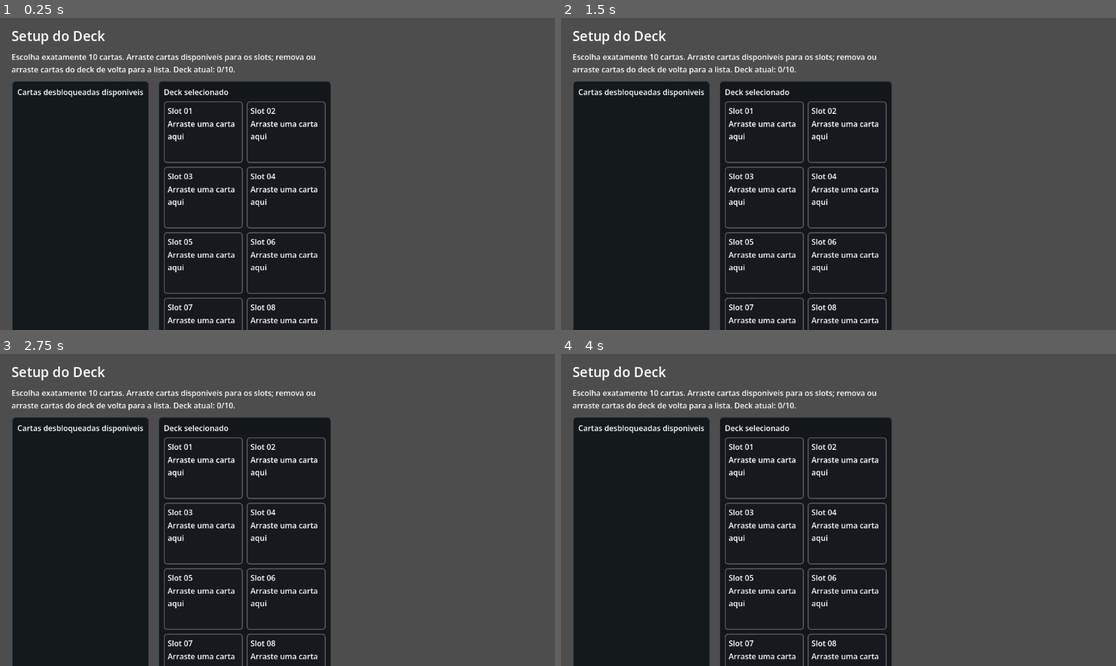
Above: before the commit, frames 1-4 (two rows, left to right).
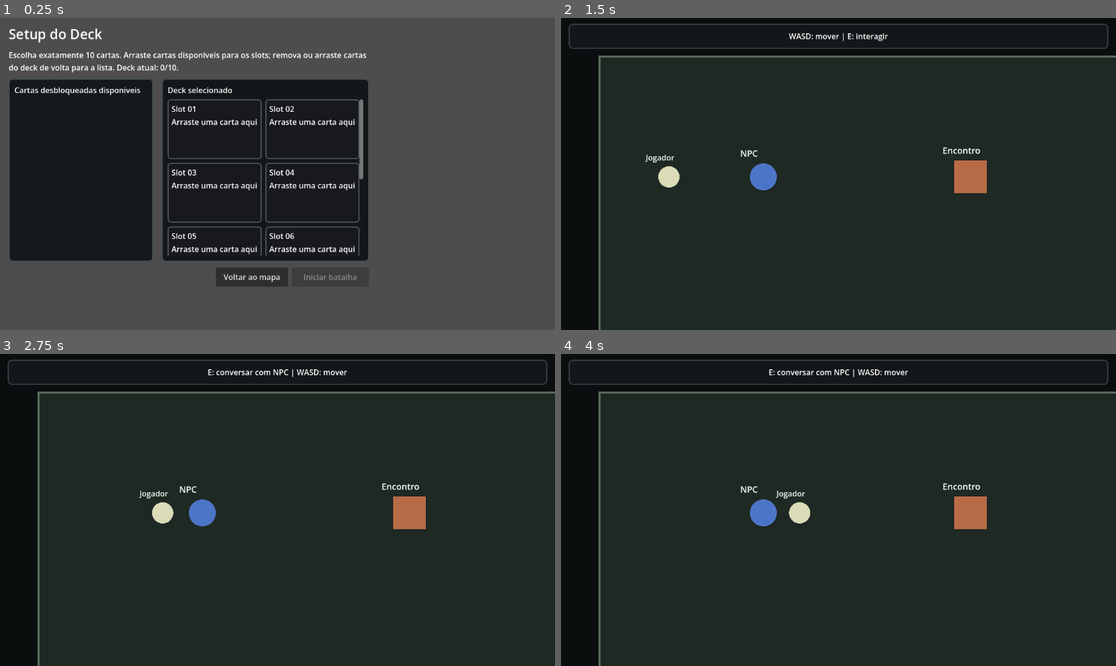
Above: after the commit, the same moments.

Repository: Bournellis/Studio
Game: Godot game, scene res://modes/battle/deck_setup.tscn
Two runs of this game, one before a commit and one after it. Both use one fixed random seed, a clock stepped at 60 frames per second and the inputs below. This scene is started directly instead of the project's main scene.
Inputs (mouse positions are in pixels of both pictures, inside the frame that each line leads up to):
- Up to frame 1 (0.25 s): no input
- Up to frame 2 (1.5 s): click (810, 276) at 0.5 s, where only the run after the commit has a clickable "Voltar ao mapa"; tap Enter at 1.25 s; move the mouse to (960, 158) at 1.27 s; hold D from 1.28 s (still down); hold Shift from 1.28 s (still down); click (960, 158) at 1.42 s
- Up to frame 3 (2.75 s): release D at 2 s; release Shift at 2 s; drag from (166, 525) to (249, 572) at 2.02 s
- Up to frame 4 (4 s): tap Space at 2.75 s; move the mouse to (894, 441) at 2.77 s; hold D 2.78-3.5 s; tap Ctrl at 2.85 s; drag from (810, 572) to (672, 463) at 3.52 s

The runs differ from the first frame. In frame 1, 23% of the frame differs, in the area x 1-67%, y 3-100%; in frame 2, 60%, in the area x 0-100%, y 0-100%; in frame 3, 59%; in frame 4, 59%.

Commit message:
Fix RPG Turnos deck setup UI

Diff:
--- a/Projetos/rpg-turnos/modes/battle/battle_root.gd
+++ b/Projetos/rpg-turnos/modes/battle/battle_root.gd
@@ -136,11 +136,11 @@
 	var result: Dictionary = engine.play_card_from_hand(int(data.get("hand_index", -1)), target)
 	if not bool(result.get("ok", false)):
 		pass
-	_refresh()
+	call_deferred("_refresh")
 
 func _on_card_dropped_on_enemy_hero(data: Dictionary) -> void:
 	engine.play_card_from_hand(int(data.get("hand_index", -1)), {"owner": "enemy", "slot": -1})
-	_refresh()
+	call_deferred("_refresh")
 
 func _on_end_turn_pressed() -> void:
 	engine.end_player_turn()
--- a/Projetos/rpg-turnos/modes/battle/deck_setup_root.gd
+++ b/Projetos/rpg-turnos/modes/battle/deck_setup_root.gd
@@ -9,6 +9,7 @@
 var status_label: Label
 var start_button: Button
 var selected_deck: Array = []
+var slot_grid: GridContainer
 
 func _ready() -> void:
 	selected_deck = GameSession.selected_deck_ids.duplicate()
@@ -24,10 +25,10 @@
 
 	var root: VBoxContainer = VBoxContainer.new()
 	root.set_anchors_preset(Control.PRESET_FULL_RECT)
-	root.offset_left = 24
-	root.offset_top = 18
-	root.offset_right = -24
-	root.offset_bottom = -18
+	root.offset_left = 18
+	root.offset_top = 14
+	root.offset_right = -18
+	root.offset_bottom = -14
 	root.add_theme_constant_override("separation", 12)
 	add_child(root)
 
@@ -41,16 +42,22 @@
 	root.add_child(status_label)
 
 	var columns: HBoxContainer = HBoxContainer.new()
+	columns.custom_minimum_size = Vector2(0, 380)
+	columns.size_flags_horizontal = Control.SIZE_EXPAND_FILL
 	columns.size_flags_vertical = Control.SIZE_EXPAND_FILL
 	columns.add_theme_constant_override("separation", 18)
 	root.add_child(columns)
 
 	var pool_panel: PanelContainer = PanelContainer.new()
+	pool_panel.custom_minimum_size = Vector2(300, 0)
 	pool_panel.size_flags_horizontal = Control.SIZE_EXPAND_FILL
+	pool_panel.size_flags_vertical = Control.SIZE_EXPAND_FILL
 	pool_panel.add_theme_stylebox_override("panel", _panel_style(Color(0.08, 0.1, 0.11)))
 	columns.add_child(pool_panel)
 
 	var pool_box: VBoxContainer = VBoxContainer.new()
+	pool_box.size_flags_horizontal = Control.SIZE_EXPAND_FILL
+	pool_box.size_flags_vertical = Control.SIZE_EXPAND_FILL
 	pool_box.add_theme_constant_override("separation", 8)
 	pool_panel.add_child(pool_box)
 
@@ -59,19 +66,26 @@
 	pool_box.add_child(pool_title)
 
 	var scroll: ScrollContainer = ScrollContainer.new()
+	scroll.custom_minimum_size = Vector2(0, 320)
+	scroll.size_flags_horizontal = Control.SIZE_EXPAND_FILL
 	scroll.size_flags_vertical = Control.SIZE_EXPAND_FILL
 	pool_box.add_child(scroll)
 
 	pool_container = CardPoolDropZoneScript.new()
+	pool_container.size_flags_horizontal = Control.SIZE_EXPAND_FILL
 	pool_container.deck_card_returned.connect(_on_deck_card_returned)
 	scroll.add_child(pool_container)
 
 	var deck_panel: PanelContainer = PanelContainer.new()
+	deck_panel.custom_minimum_size = Vector2(430, 0)
 	deck_panel.size_flags_horizontal = Control.SIZE_EXPAND_FILL
+	deck_panel.size_flags_vertical = Control.SIZE_EXPAND_FILL
 	deck_panel.add_theme_stylebox_override("panel", _panel_style(Color(0.08, 0.09, 0.1)))
 	columns.add_child(deck_panel)
 
 	var deck_box: VBoxContainer = VBoxContainer.new()
+	deck_box.size_flags_horizontal = Control.SIZE_EXPAND_FILL
+	deck_box.size_flags_vertical = Control.SIZE_EXPAND_FILL
 	deck_box.add_theme_constant_override("separation", 8)
 	deck_panel.add_child(deck_box)
 
@@ -79,12 +93,18 @@
 	deck_title.text = "Deck selecionado"
 	deck_box.add_child(deck_title)
 
-	var slot_grid: GridContainer = GridContainer.new()
+	var deck_scroll: ScrollContainer = ScrollContainer.new()
+	deck_scroll.custom_minimum_size = Vector2(0, 320)
+	deck_scroll.size_flags_horizontal = Control.SIZE_EXPAND_FILL
+	deck_scroll.size_flags_vertical = Control.SIZE_EXPAND_FILL
+	deck_box.add_child(deck_scroll)
+
+	slot_grid = GridContainer.new()
 	slot_grid.columns = 2
-	slot_grid.size_flags_vertical = Control.SIZE_EXPAND_FILL
+	slot_grid.size_flags_horizontal = Control.SIZE_EXPAND_FILL
 	slot_grid.add_theme_constant_override("h_separation", 8)
 	slot_grid.add_theme_constant_override("v_separation", 8)
-	deck_box.add_child(slot_grid)
+	deck_scroll.add_child(slot_grid)
 
 	for index: int in range(GameSession.REQUIRED_DECK_SIZE):
 		var slot = DeckSlotControlScript.new()
@@ -95,16 +115,19 @@
 
 	var actions: HBoxContainer = HBoxContainer.new()
 	actions.alignment = BoxContainer.ALIGNMENT_END
+	actions.size_flags_horizontal = Control.SIZE_EXPAND_FILL
 	actions.add_theme_constant_override("separation", 8)
 	root.add_child(actions)
 
 	var back_button: Button = Button.new()
 	back_button.text = "Voltar ao mapa"
+	back_button.custom_minimum_size = Vector2(150, 40)
 	back_button.pressed.connect(func() -> void: get_tree().change_scene_to_file("res://modes/world/world.tscn"))
 	actions.add_child(back_button)
 
 	start_button = Button.new()
 	start_button.text = "Iniciar batalha"
+	start_button.custom_minimum_size = Vector2(160, 40)
 	start_button.pressed.connect(_on_start_pressed)
 	actions.add_child(start_button)
 
@@ -118,9 +141,19 @@
 		pool_container.remove_child(child)
 		child.free()
 	for entry: Dictionary in _available_pool_entries():
+		var entry_box: VBoxContainer = VBoxContainer.new()
+		entry_box.custom_minimum_size = Vector2(168, 0)
+		entry_box.add_theme_constant_override("separation", 6)
+		pool_container.add_child(entry_box)
+
 		var token = CardTokenScript.new()
 		token.setup(str(entry.get("card_id", "")), "pool", int(entry.get("pool_index", -1)))
-		pool_container.add_child(token)
+		entry_box.add_child(token)
+
+		var add_button: Button = Button.new()
+		add_button.text = "Adicionar"
+		add_button.pressed.connect(_add_pool_card_to_first_open.bind(str(entry.get("card_id", ""))))
+		entry_box.add_child(add_button)
 
 	var valid: bool = GameSession.is_deck_valid(_compact_deck())
 	start_button.disabled = not valid
@@ -155,15 +188,22 @@
 	if source == "deck" and source_index >= 0 and source_index < selected_deck.size():
 		selected_deck[source_index] = selected_deck[slot_index]
 	selected_deck[slot_index] = card_id
-	_refresh()
+	call_deferred("_refresh")
 
 func _on_clear_slot(slot_index: int) -> void:
 	if slot_index >= 0 and slot_index < selected_deck.size():
 		selected_deck[slot_index] = ""
-	_refresh()
+	call_deferred("_refresh")
 
 func _on_deck_card_returned(deck_index: int) -> void:
 	_on_clear_slot(deck_index)
+
+func _add_pool_card_to_first_open(card_id: String) -> void:
+	for index: int in range(selected_deck.size()):
+		if str(selected_deck[index]) == "":
+			selected_deck[index] = card_id
+			_refresh()
+			return
 
 func _on_start_pressed() -> void:
 	var compact: Array = _compact_deck()
--- a/Projetos/rpg-turnos/project.godot
+++ b/Projetos/rpg-turnos/project.godot
@@ -11,9 +11,9 @@
 [application]
 
 config/name="RPG Turnos"
+run/main_scene="res://modes/boot/boot.tscn"
 config/features=PackedStringArray("4.6", "Forward Plus")
 config/icon="res://icon.svg"
-run/main_scene="res://modes/boot/boot.tscn"
 
 [autoload]
 
--- /dev/null
+++ b/Projetos/rpg-turnos/tests/unit/test_battle_ui.gd
@@ -0,0 +1,32 @@
+extends "res://addons/gut/test.gd"
+
+const ContentGeneratorScript = preload("res://tools/content_generator.gd")
+const BattleRootScript = preload("res://modes/battle/battle_root.gd")
+
+func before_all() -> void:
+	var result: Dictionary = ContentGeneratorScript.new().generate_all()
+	assert_true(bool(result.get("ok", false)), str(result.get("message", "")))
+	ContentLibrary.reload()
+
+func before_each() -> void:
+	GameSession.start_new_game()
+
+func test_playing_first_card_from_ui_refreshes_battle_without_locking() -> void:
+	var root = BattleRootScript.new()
+	add_child(root)
+	await get_tree().process_frame
+
+	assert_eq(root.engine.hand[0], "line_guard")
+	root._on_card_dropped_on_slot(
+		{"kind": "battle_card", "card_id": "line_guard", "hand_index": 0},
+		"player",
+		0
+	)
+	await get_tree().process_frame
+
+	assert_true(root.engine.player_slots[0] != null)
+	assert_eq(root.engine.hand.size(), 2)
+	assert_eq(root.engine.outcome, "")
+	assert_eq(root.hand_box.get_child_count(), 2)
+	assert_eq(root.player_slots_box.get_child_count(), 3)
+	root.free()
--- /dev/null
+++ b/Projetos/rpg-turnos/tests/unit/test_deck_setup_ui.gd
@@ -0,0 +1,57 @@
+extends "res://addons/gut/test.gd"
+
+const ContentGeneratorScript = preload("res://tools/content_generator.gd")
+const DeckSetupRootScript = preload("res://modes/battle/deck_setup_root.gd")
+const DeckSlotControlScript = preload("res://ui/controls/deck_slot_control.gd")
+
+func before_all() -> void:
+	var result: Dictionary = ContentGeneratorScript.new().generate_all()
+	assert_true(bool(result.get("ok", false)), str(result.get("message", "")))
+	ContentLibrary.reload()
+
+func test_drop_over_occupied_deck_card_reaches_slot() -> void:
+	var slot = DeckSlotControlScript.new()
+	add_child(slot)
+	slot.setup(0, "line_guard")
+
+	var dropped: Array = []
+	slot.card_dropped.connect(func(card_id: String, slot_index: int, source: String, source_index: int) -> void:
+		dropped.append([card_id, slot_index, source, source_index])
+	)
+
+	var token = _find_drop_enabled_card_token(slot)
+	assert_not_null(token)
+
+	var payload: Dictionary = {
+		"kind": "card",
+		"card_id": "improvised_ballista",
+		"source": "pool",
+		"source_index": 0
+	}
+	assert_true(bool(token._can_drop_data(Vector2.ZERO, payload)))
+	token._drop_data(Vector2.ZERO, payload)
+
+	assert_eq(dropped, [["improvised_ballista", 0, "pool", 0]])
+	slot.free()
+
+func test_setup_screen_populates_available_cards_and_deck_slots() -> void:
+	GameSession.start_new_game()
+	GameSession.claim_npc_reward()
+
+	var root = DeckSetupRootScript.new()
+	add_child(root)
+	await get_tree().process_frame
+
+	assert_eq(root.slot_grid.get_child_count(), GameSession.REQUIRED_DECK_SIZE)
+	assert_gt(root.pool_container.get_child_count(), 0)
+	assert_eq(root.slot_grid.get_parent().custom_minimum_size.y, 320.0)
+	root.free()
+
+func _find_drop_enabled_card_token(node: Node):
+	if node.has_signal("card_dropped_on_token"):
+		return node
+	for child: Node in node.get_children():
+		var found = _find_drop_enabled_card_token(child)
+		if found != null:
+			return found
+	return null
--- a/Projetos/rpg-turnos/tools/scene_generator.gd
+++ b/Projetos/rpg-turnos/tools/scene_generator.gd
@@ -13,10 +13,12 @@
 	for scene_spec: Dictionary in SCENES:
 		var scene_path: String = str(scene_spec.get("path", ""))
 		var script_path: String = str(scene_spec.get("script", ""))
+		if ResourceLoader.exists(scene_path):
+			continue
 		var result: Error = _save_scene(scene_path, script_path, str(scene_spec.get("type", "control")))
 		if result != OK:
 			return {"ok": false, "message": "Failed to generate scene %s." % scene_path}
-	return {"ok": true, "message": "Playable slice scenes generated."}
+	return {"ok": true, "message": "Playable slice scenes exist or were generated."}
 
 func _save_scene(scene_path: String, script_path: String, node_type: String) -> Error:
 	DirAccess.make_dir_recursive_absolute(ProjectSettings.globalize_path(scene_path.get_base_dir()))
--- a/Projetos/rpg-turnos/ui/controls/card_token.gd
+++ b/Projetos/rpg-turnos/ui/controls/card_token.gd
@@ -1,20 +1,24 @@
 class_name CardToken
 extends PanelContainer
+
+signal card_dropped_on_token(data: Dictionary)
 
 var card_id: String = ""
 var source: String = ""
 var source_index: int = -1
 var card
+var compact: bool = false
 
-func setup(new_card_id: String, new_source: String, new_source_index: int) -> void:
+func setup(new_card_id: String, new_source: String, new_source_index: int, is_compact: bool = false) -> void:
 	card_id = new_card_id
 	source = new_source
 	source_index = new_source_index
+	compact = is_compact
 	card = ContentLibrary.get_card(card_id)
 	_rebuild()
 
 func _rebuild() -> void:
-	custom_minimum_size = Vector2(148, 118)
+	custom_minimum_size = Vector2(132, 70) if compact else Vector2(148, 118)
 	add_theme_stylebox_override("panel", _panel_style(Color(0.14, 0.16, 0.18), Color(0.32, 0.42, 0.52)))
 
 	var box: VBoxContainer = VBoxContainer.new()
@@ -24,7 +28,7 @@
 	var title: Label = Label.new()
 	title.text = card.display_name if card != null else card_id
 	title.autowrap_mode = TextServer.AUTOWRAP_WORD_SMART
-	title.add_theme_font_size_override("font_size", 14)
+	title.add_theme_font_size_override("font_size", 13 if compact else 14)
 	box.add_child(title)
 
 	var stats: Label = Label.new()
@@ -34,11 +38,12 @@
 			stats.text += " | %d/%d" % [card.attack, card.health]
 	box.add_child(stats)
 
-	var body: Label = Label.new()
-	body.text = card.text if card != null else ""
-	body.autowrap_mode = TextServer.AUTOWRAP_WORD_SMART
-	body.add_theme_font_size_override("font_size", 11)
-	box.add_child(body)
+	if not compact:
+		var body: Label = Label.new()
+		body.text = card.text if card != null else ""
+		body.autowrap_mode = TextServer.AUTOWRAP_WORD_SMART
+		body.add_theme_font_size_override("font_size", 11)
+		box.add_child(body)
 
 func _get_drag_data(_at_position: Vector2) -> Variant:
 	if card_id == "":
@@ -53,6 +58,12 @@
 		"source": source,
 		"source_index": source_index
 	}
+
+func _can_drop_data(_at_position: Vector2, data: Variant) -> bool:
+	return source == "deck" and typeof(data) == TYPE_DICTIONARY and str(data.get("kind", "")) == "card"
+
+func _drop_data(_at_position: Vector2, data: Variant) -> void:
+	card_dropped_on_token.emit(Dictionary(data))
 
 func _panel_style(fill: Color, border: Color) -> StyleBoxFlat:
 	var style: StyleBoxFlat = StyleBoxFlat.new()
--- a/Projetos/rpg-turnos/ui/controls/deck_slot_control.gd
+++ b/Projetos/rpg-turnos/ui/controls/deck_slot_control.gd
@@ -18,10 +18,12 @@
 	for child: Node in get_children():
 		remove_child(child)
 		child.free()
-	custom_minimum_size = Vector2(164, 128)
+	custom_minimum_size = Vector2(156, 124)
+	size_flags_horizontal = Control.SIZE_EXPAND_FILL
 	add_theme_stylebox_override("panel", _panel_style())
 
 	var box: VBoxContainer = VBoxContainer.new()
+	box.size_flags_horizontal = Control.SIZE_EXPAND_FILL
 	add_child(box)
 
 	var header: Label = Label.new()
@@ -35,7 +37,8 @@
 		box.add_child(empty)
 	else:
 		var token = CardTokenScript.new()
-		token.setup(card_id, "deck", slot_index)
+		token.setup(card_id, "deck", slot_index, true)
+		token.card_dropped_on_token.connect(_on_card_dropped_on_token)
 		box.add_child(token)
 
 		var clear_button: Button = Button.new()
@@ -47,6 +50,9 @@
 	return typeof(data) == TYPE_DICTIONARY and str(data.get("kind", "")) == "card"
 
 func _drop_data(_at_position: Vector2, data: Variant) -> void:
+	card_dropped.emit(str(data.get("card_id", "")), slot_index, str(data.get("source", "")), int(data.get("source_index", -1)))
+
+func _on_card_dropped_on_token(data: Dictionary) -> void:
 	card_dropped.emit(str(data.get("card_id", "")), slot_index, str(data.get("source", "")), int(data.get("source_index", -1)))
 
 func _panel_style() -> StyleBoxFlat:
Not shown, added: Projetos/rpg-turnos/tests/unit/test_deck_setup_ui.gd.uid
